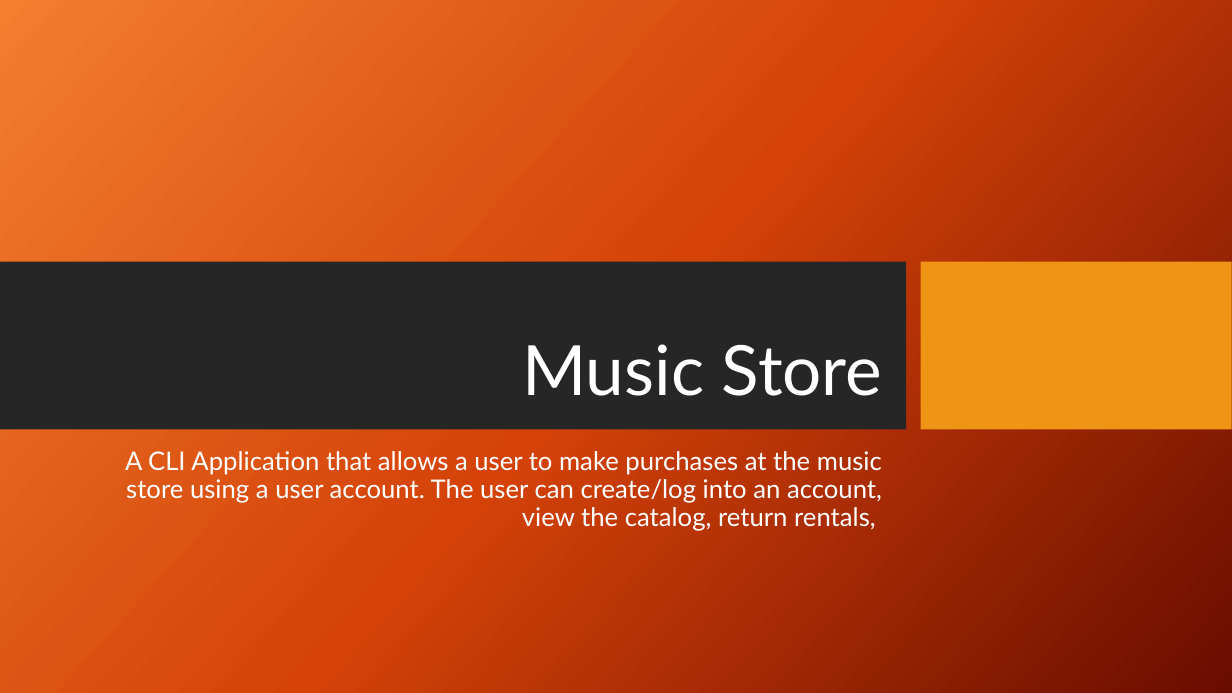
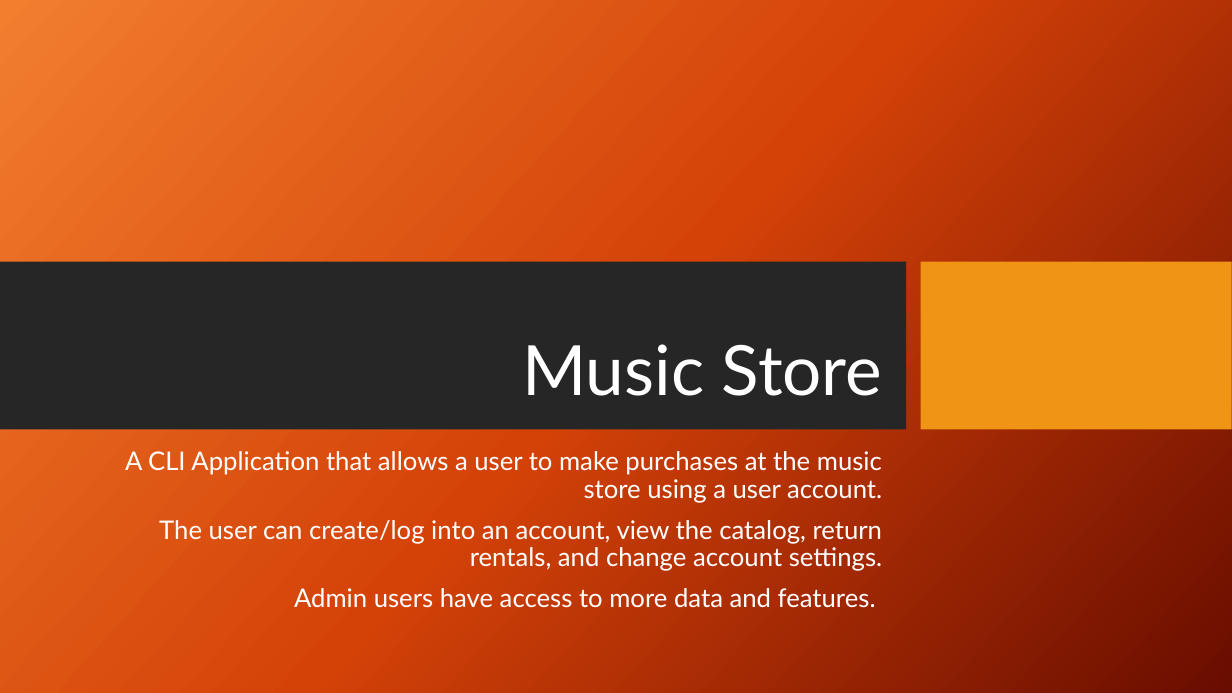
Before and after one commit to jnesteruck/project1, a slide deck: slide 2 of p1_pres.pptx. Drawn at 1232x693 pixels with LibreOffice and Linux fonts; fonts in the diff are those of the drawing; background and template pictures are left out. Boxes give left, top, right and bottom in pixels: in the first picture for what was removed or moved away, otherwise in the second. Text is boxed around its words. In the diff, an @@ line names an element or a change of style, - is before the commit and + after.

Commit message:
presentation

```diff
--- a/p1_pres.pptx
+++ b/p1_pres.pptx
@@ subtitle at <box>125,451,882,608</box>: text changed @@
-A CLI Application that allows a user to make purchases at the music store using a user account. The user can create/log into an account, view the catalog, return rentals,
+A CLI Application that allows a user to make purchases at the music store using a user account.
+The user can create/log into an account, view the catalog, return rentals, and change account settings.
+Admin users have access to more data and features.
```
